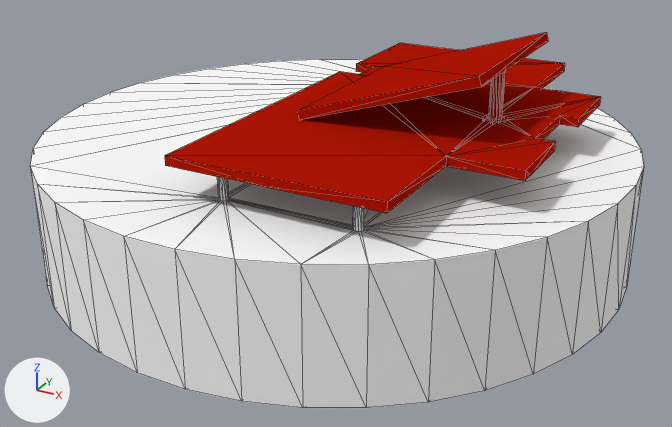
Before and after pictures for a commit that changed the Blender file sim/data/sim/robots/Roomba.blend.
One viewpoint serves both versions: a 50 mm camera at (0.205, -0.445, 0.217) aimed at (-0.033, -0.013, 0.002). The axes (+X, +Y, +Z) are drawn at lower left. The lights are the same throughout. Mesh edges are drawn as thin lines.

In view in the first picture: 'Roomba'.
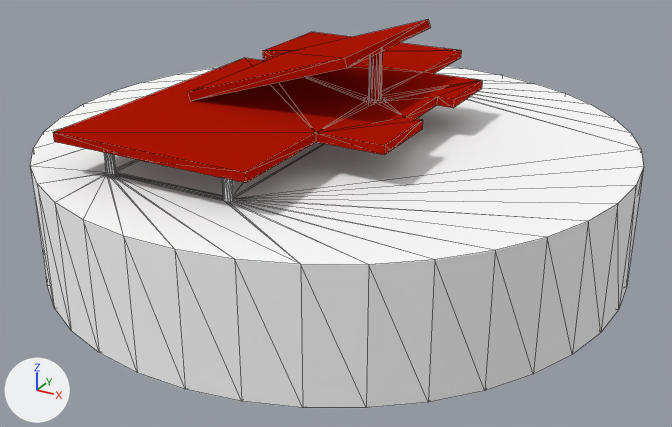
The newer file is also turned or shifted as a whole; pictures and numbers use the older file's frame.

The change, as a diff of the scene's bpy script:
```diff
--- a/sim/data/sim/robots/Roomba.blend.py
+++ b/sim/data/sim/robots/Roomba.blend.py
@@ me_roomba @@
 me_roomba.from_pydata(...)  # 378 vertices, 764 faces; spans x -0.206..0.129, y -0.168..0.166, z -0.039..0.105
 # used by ob_roomba; location = (0.0, 0.0, 0.0)
+# me_roomba part 1: the loose piece of 37 vertices spanning x -0.034..0.064, y -0.053..0.049, z 0.069..0.105 is moved by (-0.069, 0.0, 0.0)
+# me_roomba part 2: 157 of the vertices in x -0.06..0.092, y -0.128..0.126, z 0.046..0.069 are moved by (-0.069, 0.0, 0.0)
 me_roomba.materials.append(mat_white)
```

Where the change shows, as pixel boxes (x1, y1, x2, y2) in the pictures (672 x 427 px; the box of a moved part takes in the faces that stretch with it):
'Roomba', reshaped: before (30, 32, 643, 408); after (30, 19, 643, 408)
part 1 of me_roomba, moved or reshaped: before (297, 32, 548, 120); after (188, 19, 430, 101)
part 2 of me_roomba, moved or reshaped: before (30, 43, 643, 265); after (30, 32, 643, 265)
